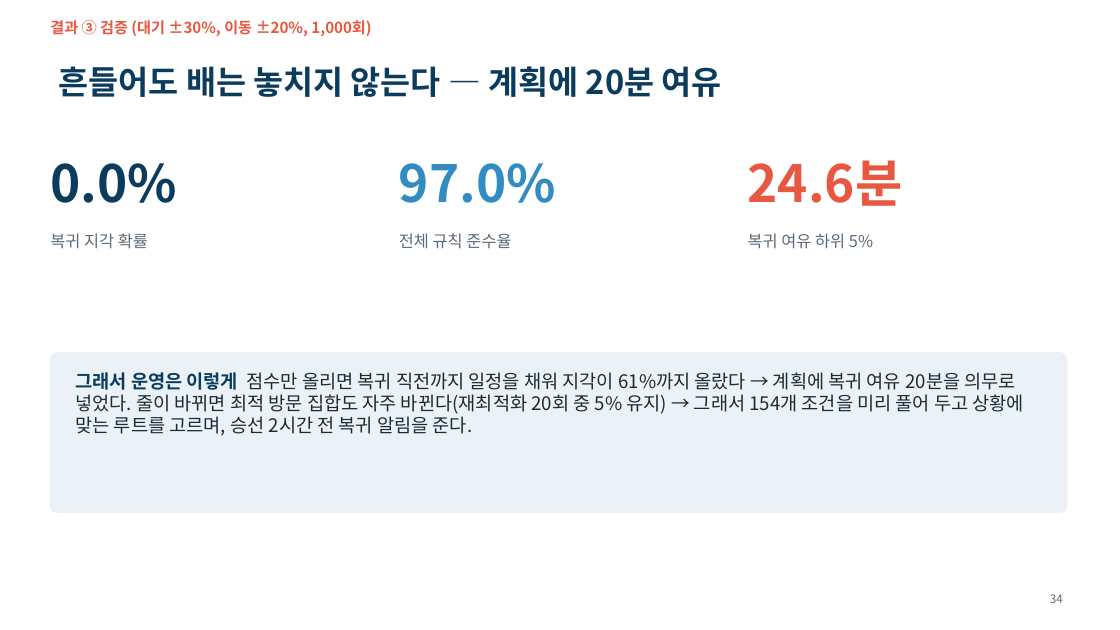
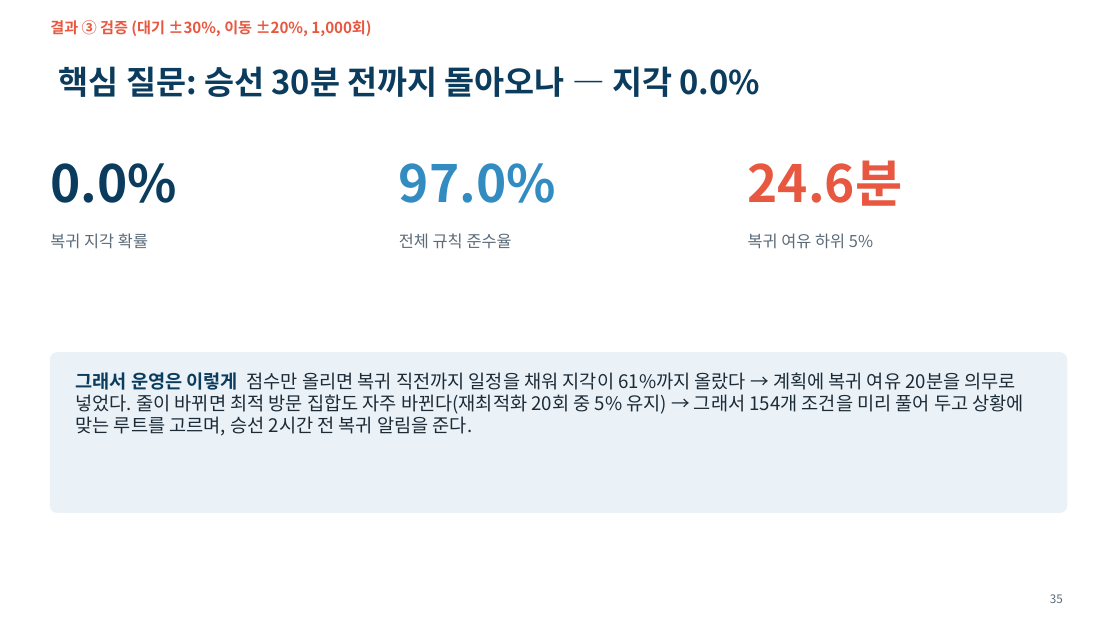
Before and after one commit to ddayoung03/busan-cruise-unpassing, a slide deck: slide 35 of 05_문서/3주차_발표자료.pptx (slide 34 before the commit). Drawn at 1120x630 pixels with LibreOffice and Linux fonts; fonts in the diff are those of the drawing. Boxes give left, top, right and bottom in pixels: in the first picture for what was removed or moved away, otherwise in the second. Text is boxed around its words. In the diff, an @@ line names an element or a change of style, - is before the commit and + after.

```diff
--- a/05_문서/3주차_발표자료.pptx
+++ b/05_문서/3주차_발표자료.pptx
@@ title at (59,66,761,97): text changed @@
-흔들어도 배는 놓치지 않는다 — 계획에 20분 여유
+핵심 질문: 승선 30분 전까지 돌아오나 — 지각 0.0%
@@ page number at (1050,594,1063,603): text changed @@
-34
+35
```
Also in this commit, not shown: 10 other slides changed, 4 slides added, 37 other files.
